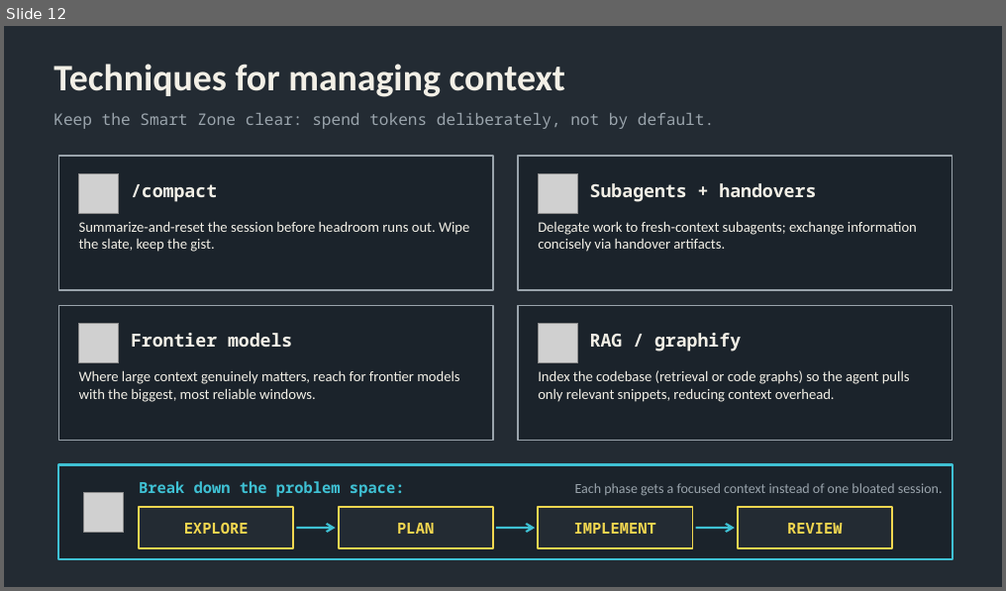
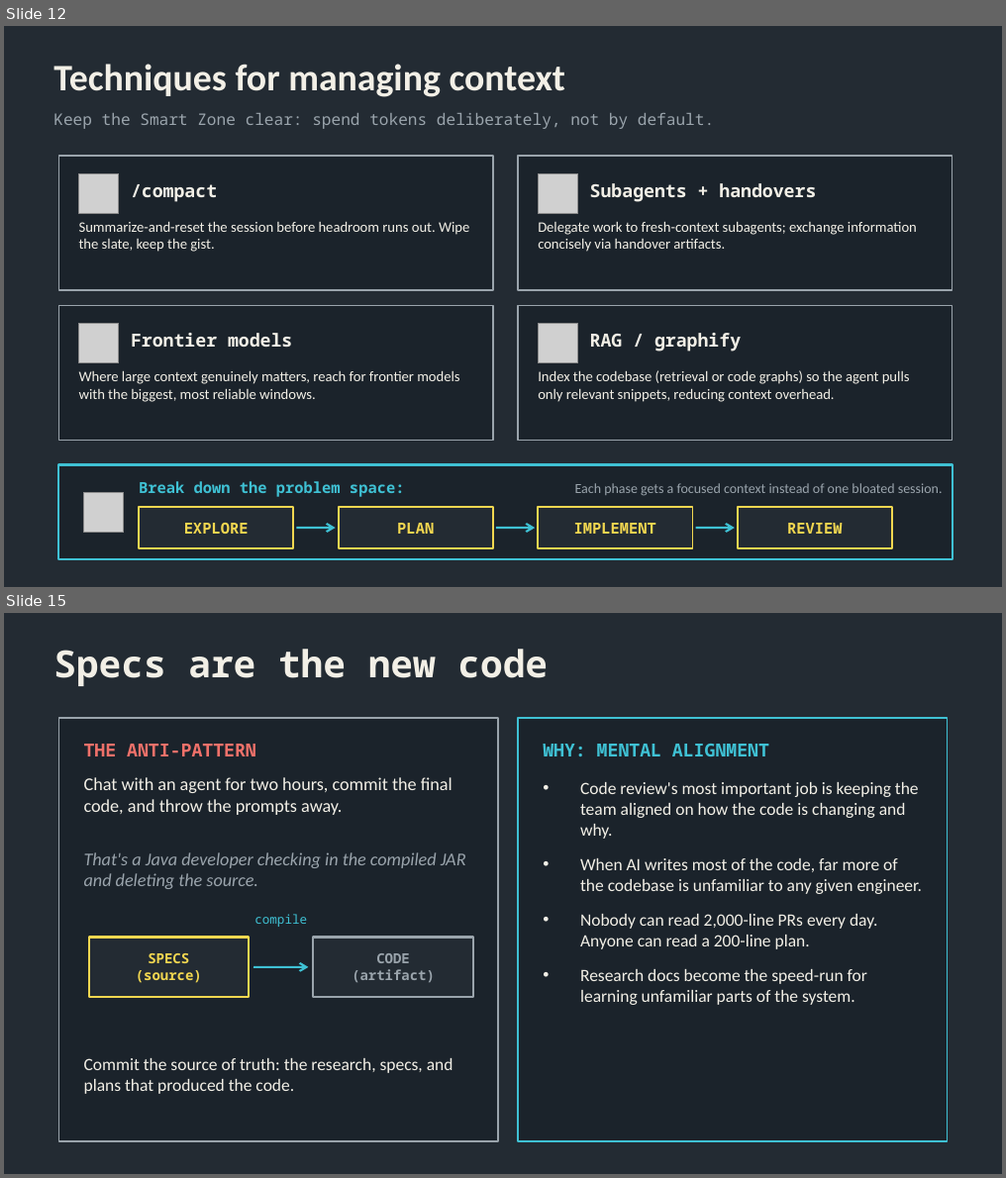
Before and after one commit to ed-is-ai/agentic-coding-school, a slide deck: AI_for_coding_101.pptx. Shown one above the other, each under a label of ours: slide 12 before the commit, slides 12 and 15 after it; the slides between them are not shown. The pictures are 1006x591 and 1006x1178 pixels, drawn with LibreOffice and Linux fonts; fonts in the diff are those of the drawing; grey boxes stand for pictures. Boxes give left, top, right and bottom in pixels: in the first picture for what was removed or moved away, otherwise in the second. Text is boxed around its words. In the diff, an @@ line names an element or a change of style, - is before the commit and + after.

```diff
--- a/AI_for_coding_101.pptx
+++ b/AI_for_coding_101.pptx
@@ slide 15 added at bbox=[4, 613, 1002, 1174], background #232B33 @@
@@ text added at bbox=[54, 649, 548, 686], 27 pt, text #F2EFE6, bold @@
+Specs are the new code
@@ rectangle added at bbox=[58, 718, 498, 1142], fill #1B232B, outline #9AA4AC 1 pt @@
@@ rectangle added at bbox=[518, 718, 947, 1142], fill #1B232B, outline #3FC1D4 1.25 pt @@
@@ text added at bbox=[84, 744, 256, 757], 13 pt, text #F0716A, bold @@
+THE ANTI-PATTERN
@@ text added at bbox=[543, 744, 769, 757], 13 pt, text #3FC1D4, bold @@
+WHY: MENTAL ALIGNMENT
@@ text added at bbox=[84, 777, 452, 815], 13 pt, text #F2EFE6 @@
+Chat with an agent for two hours, commit the final code, and throw the prompts away.
@@ text added at bbox=[580, 782, 922, 1005], 12.5 pt, text #F2EFE6 @@
+• Code review's most important job is keeping the team aligned on how the code is changing and why.
+• When AI writes most of the code, far more of the codebase is unfamiliar to any given engineer.
+• Nobody can read 2,000-line PRs every day. Anyone can read a 200-line plan.
+• Research docs become the speed-run for learning unfamiliar parts of the system.
@@ text added at bbox=[84, 853, 466, 889], 13 pt, text #9AA4AC, italic @@
+That's a Java developer checking in the compiled JAR and deleting the source.
@@ rectangle added at bbox=[89, 938, 249, 997], fill #232B33, outline #F2D750 1.5 pt @@
@@ text added at bbox=[254, 914, 307, 927], 9 pt, text #3FC1D4 @@
+compile
@@ rectangle added at bbox=[313, 938, 473, 997], fill #232B33, outline #9AA4AC 1.5 pt @@
@@ text added at bbox=[136, 954, 202, 983], 10 pt, text #F2D750, bold @@
+SPECS
+(source)
@@ arrow added from (253, 967) to (308, 967), #3FC1D4 1.5 pt @@
@@ text added at bbox=[351, 954, 435, 982], 10 pt, text #9AA4AC, bold @@
+CODE
+(artifact)
@@ text added at bbox=[84, 1059, 453, 1094], 12.5 pt, text #F2EFE6 @@
+Commit the source of truth: the research, specs, and plans that produced the code.
```
Also in this commit, not shown: 1 slide changed, 4 other slides added.
